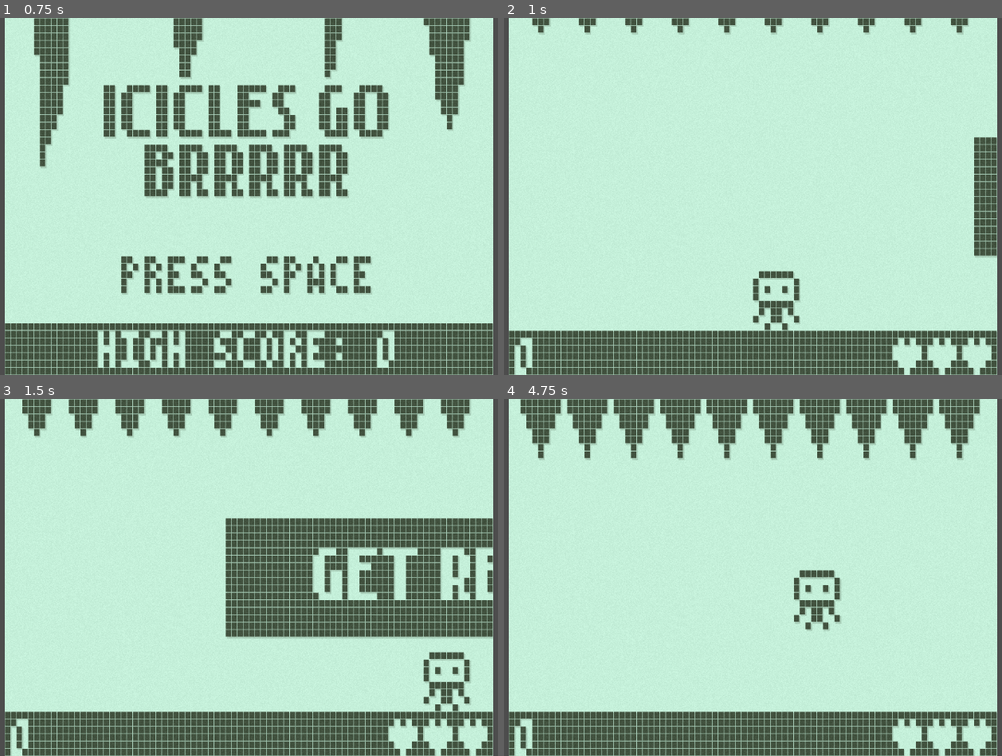
Above: before the commit, frames 1-4 (two rows, left to right).
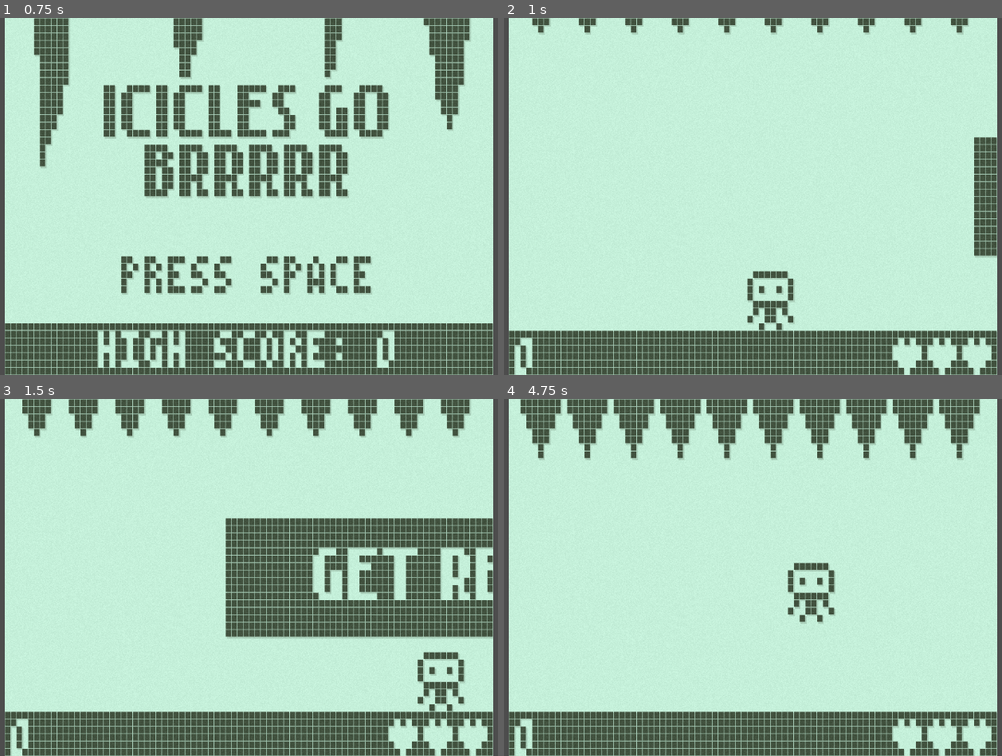
Above: after the commit, the same moments.

Repository: Qowface/nokiajam-6
Game: Godot game, scene res://main.tscn
Same seed, same stepped clock (60 frames per second), same inputs: the game is played once before the commit and once after it.
Inputs:
- Up to frame 1 (0.75 s): tap Space (jump) at 0.5 s; hold Right (move_right) from 0.53 s (still down)
- Up to frame 2 (1 s): keep holding Right (move_right); tap Space (jump) at 0.77 s
- Up to frame 3 (1.5 s): keep holding Right (move_right)
- Up to frame 4 (4.75 s): tap Space (jump) at 1.52, 3.02, 3.77, 4.52 s; release Right (move_right) at 2.03 s; hold Left (move_left) 2.03-2.78 s; hold Right (move_right) 2.78-4.28 s; hold Left (move_left) from 4.28 s (still down)

Frame 1 is identical in both runs. In frame 2, 1.0% of the frame differs, in the area x 48-60%, y 70-88%; in frame 3, 0.9%; in frame 4, 1.2%, in the area x 56-68%, y 45-66%.

Commit message:
Add more SFX and do some fixes/cleanup.
Add SFX for the get ready and game over screens.
Make sure player position is rounded to an integer.
Remove unneeded prints statements.

Diff:
--- a/scenes/player.tscn
+++ b/scenes/player.tscn
@@ -22,24 +22,8 @@
 "values": [true, false, true, false, true]
 }
 
-[sub_resource type="Animation" id="Animation_1ym6s"]
-length = 0.001
-tracks/0/type = "value"
-tracks/0/imported = false
-tracks/0/enabled = true
-tracks/0/path = NodePath(".:visible")
-tracks/0/interp = 1
-tracks/0/loop_wrap = true
-tracks/0/keys = {
-"times": PackedFloat32Array(0),
-"transitions": PackedFloat32Array(1),
-"update": 0,
-"values": [true]
-}
-
 [sub_resource type="AnimationLibrary" id="AnimationLibrary_ttx57"]
 _data = {
-"RESET": SubResource("Animation_1ym6s"),
 "blink": SubResource("Animation_d7yww")
 }
 
--- a/scripts/audio_player.gd
+++ b/scripts/audio_player.gd
@@ -3,6 +3,8 @@
 
 var sfx_list = {
 	"coin": preload("res://assets/sfx/blip5.wav"),
+	"gameover": preload("res://assets/sfx/negative1.wav"),
+	"getready": preload("res://assets/sfx/jingle1.wav"),
 	"highscore": preload("res://assets/sfx/good3.wav"),
 	"hit": preload("res://assets/sfx/hit3.wav"),
 	"start": preload("res://assets/sfx/blip13.wav")
--- a/scripts/end_screen.gd
+++ b/scripts/end_screen.gd
@@ -5,6 +5,8 @@
 	$ScoreLabel.visible = false
 	$NewHighScoreLabel.visible = false
 	$RestartLabel.visible = false
+
+	AudioPlayer.play_sfx("gameover")
 
 	$ScoreLabel.text = "SCORE: " + str(Stats.score)
 	var new_high_score = Stats.check_high_score()
--- a/scripts/icicle_game.gd
+++ b/scripts/icicle_game.gd
@@ -17,8 +17,9 @@
 
 
 func _ready():
+	AudioPlayer.play_sfx("getready")
+
 	Stats.reset()
-
 	start_timer.start()
 
 	for icicle in get_tree().get_nodes_in_group("icicles"):
@@ -75,8 +76,6 @@
 func speed_up_icicles():
 	icicle_speed += 1
 	score_increment = floor(icicle_speed / 10) * 10
-	print(icicle_speed)
-	print(score_increment)
 	for icicle in get_tree().get_nodes_in_group("icicles"):
 		icicle.fall_speed = icicle_speed
 
@@ -100,4 +99,3 @@
 	AudioPlayer.play_sfx("coin")
 	Stats.score += score_increment * 5
 	ui.set_score_label(Stats.score)
-	print("coin get - points: " + str(score_increment*5))
--- a/scripts/player.gd
+++ b/scripts/player.gd
@@ -29,7 +29,8 @@
 
 	move_and_slide()
 
-	position.x = clamp(position.x, 0, screen_size.x - 8)
+	position.x = clampi(position.x, 0, screen_size.x - 8)
+	position.y = roundi(position.y)
 
 
 func die():
Not shown, added: assets/sfx/jingle1.wav.import
Not shown, added: assets/sfx/negative1.wav.import
Not shown: 1 places in scenes/player.tscn that only renumber resources
Not shown, added: assets/sfx/jingle1.wav
Not shown, added: assets/sfx/negative1.wav
